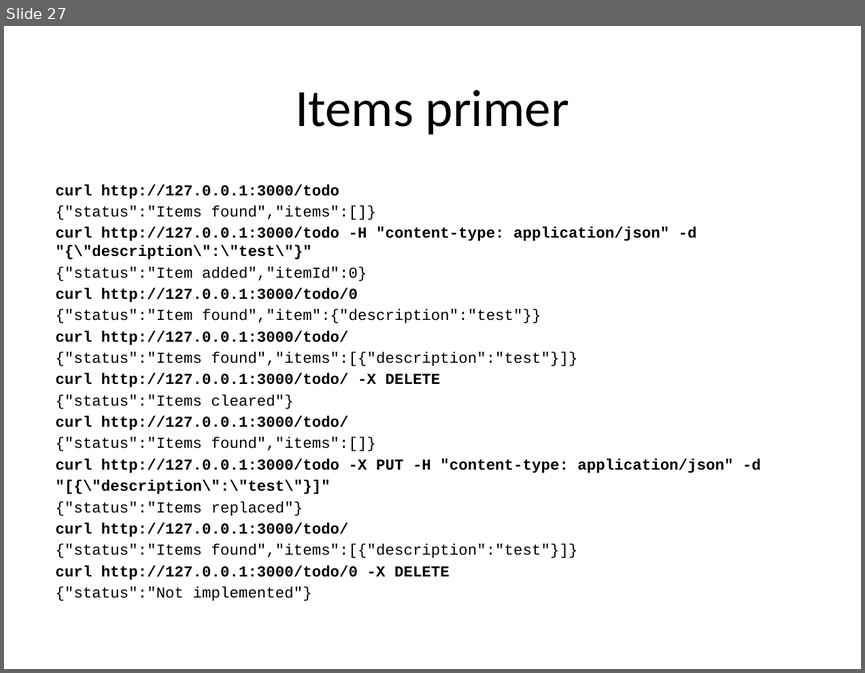
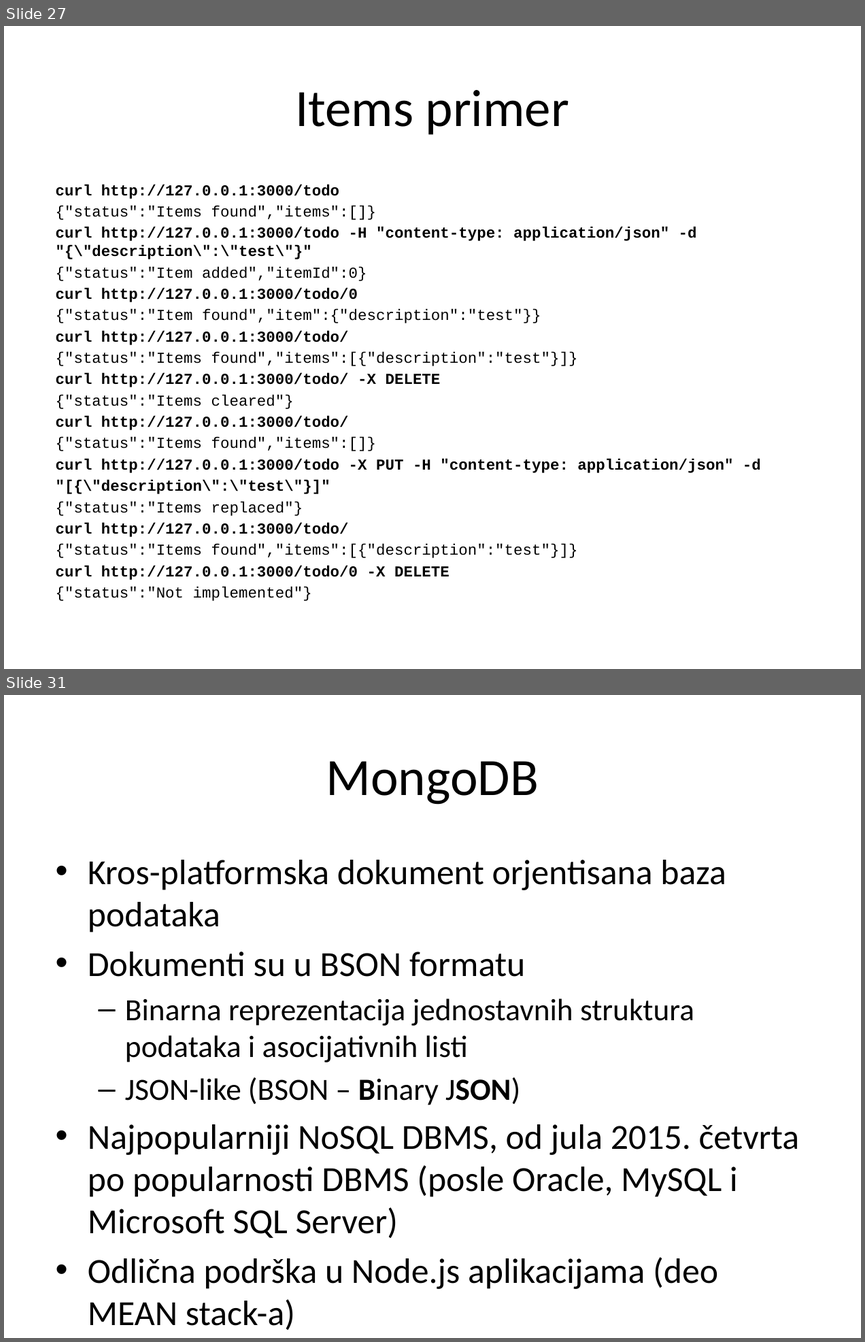
Before and after one commit to XWS2016/BackEnd, a slide deck: 02_REST_servisi/BackEnd_02_REST_servisi.pptx. Shown one above the other, each under a label of ours: slide 27 before the commit, slides 27 and 31 after it; the slides between them are not shown. The pictures are 865x673 and 865x1342 pixels, drawn with LibreOffice and Linux fonts; fonts in the diff are those of the drawing. Boxes give left, top, right and bottom in pixels: in the first picture for what was removed or moved away, otherwise in the second. Text is boxed around its words. In the diff, an @@ line names an element or a change of style, - is before the commit and + after.

```diff
--- a/02_REST_servisi/BackEnd_02_REST_servisi.pptx
+++ b/02_REST_servisi/BackEnd_02_REST_servisi.pptx
@@ slide 31 added at (x1=4, y1=695, x2=861, y2=1338), background #FFFFFF @@
@@ title added at (x1=326, y1=761, x2=538, y2=804), 44 pt, text #000000 @@
+MongoDB
@@ text added at (x1=88, y1=860, x2=800, y2=1329), 29.6 pt, text #000000 @@
+• Kros-platformska dokument orjentisana baza podataka
+• Dokumenti su u BSON formatu
+  – Binarna reprezentacija jednostavnih struktura podataka i asocijativnih listi
+  – JSON-like (BSON – Binary JSON)
+• Najpopularniji NoSQL DBMS, od jula 2015. četvrta po popularnosti DBMS (posle Oracle, MySQL i Microsoft SQL Server)
+• Odlična podrška u Node.js aplikacijama (deo MEAN stack-a)
```
Also in this commit, not shown: 1 slide changed, 13 other slides added, 12 other files.
